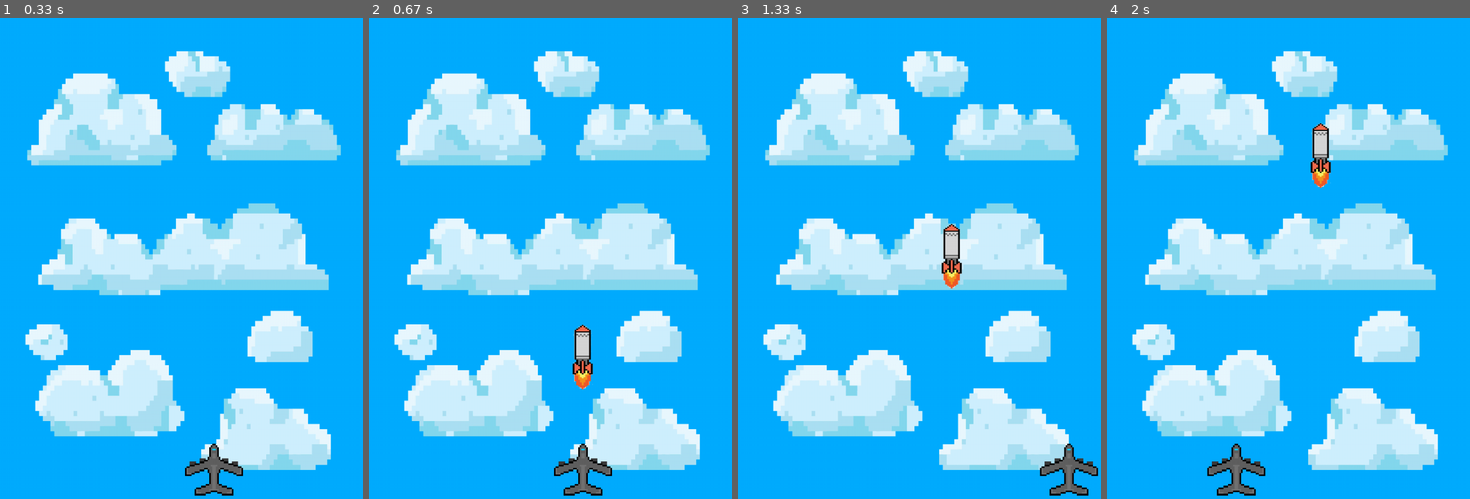
Above: before the commit, frames 1-4 (left to right).
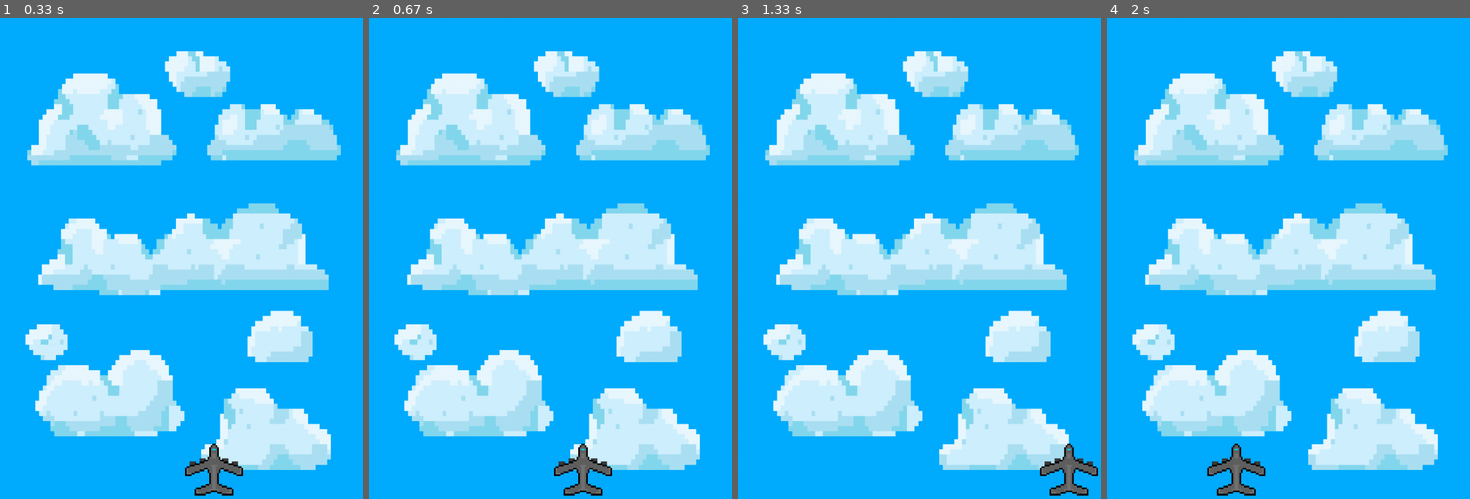
Above: after the commit, the same moments.

Repository: 2023semtle/SEGGS
Game: pygame game, started from real_game/frame.py
Same seed, same stepped clock (60 frames per second), same inputs: the game is played once before the commit and once after it.
Inputs:
- Up to frame 1 (0.33 s): no input
- Up to frame 2 (0.67 s): tap Space at 0.33 s
- Up to frame 3 (1.33 s): hold Right 0.67-1.13 s
- Up to frame 4 (2 s): hold Left from 1.67 s (still down)

Frame 1 is identical in both runs. In frame 2, 0.6% of the frame differs, in the area x 56-62%, y 63-78%; in frame 3, 0.6%; in frame 4, 0.6%.

Commit message:
Add files via upload

Diff:
--- a/real_game/frame.py
+++ b/real_game/frame.py
@@ -21,15 +21,25 @@
 player_X = screen_width/2
 player_Y = screen_height - 128
 fire = False
-ball_Y = 0
+ball_Y = 5
 ballXY = []
+global i
+i = 0
+
+j = 0
+On = False
 
 bg = pygame.image.load("images/bg.jpg")
 bg = pygame.transform.scale(bg, (720,960))
 
-ball = pygame.image.load("images/ball.png")
-ball = pygame.transform.scale(ball, (128,64))
-ball = pygame.transform.rotate(ball, -90)
+def ball_fire():
+    global i
+    ball = pygame.image.load("images/ball.png")
+    ball = pygame.transform.scale(ball, (128,64))
+    ball = pygame.transform.rotate(ball, -90)
+    ballXY.append([player_X + 32,player_Y - 128])
+    On = True
+    i += 1
 
 '''enemy = pygame.image.load('images/enemy')
 enemy = pygame.transform.scale(enemy, (64,64))'''
@@ -52,8 +62,9 @@
         if event.type == pygame.QUIT:
             running = False
 
-    #게임캐릭터 위치정의
-
+    #배경그리기
+    screen.blit(bg, (0,0))
+    screen.blit(player, (player_X,player_Y))
 
 
     #충돌처리
@@ -69,14 +80,15 @@
     elif player_X < 0:
         player_X = 0
 
-    #배경그리기
-    screen.blit(bg, (0,0))
-    screen.blit(player, (player_X,player_Y))
     #미사일 발사
     if fire == True:
-        ballXY.append([player_X + 32,player_Y - 128])
-        screen.blit(ball, (ballXY[0][0], ballXY[0][1] - ball_Y))
-        ball_Y += 5
+        ball_fire()
+
+    if On == True:
+        for j in range(i+1):
+            ballXY[j][1] = -100
+            screen.blit(ball, (ballXY[j][0], ballXY[j][1]))
+
 
     pygame.display.update()
 
Binary file added: real_game/images/BRWJ2YmdUFozvhwSFQrg1spuJUVee6evEnGgBhvJv6HpM1MG.png
